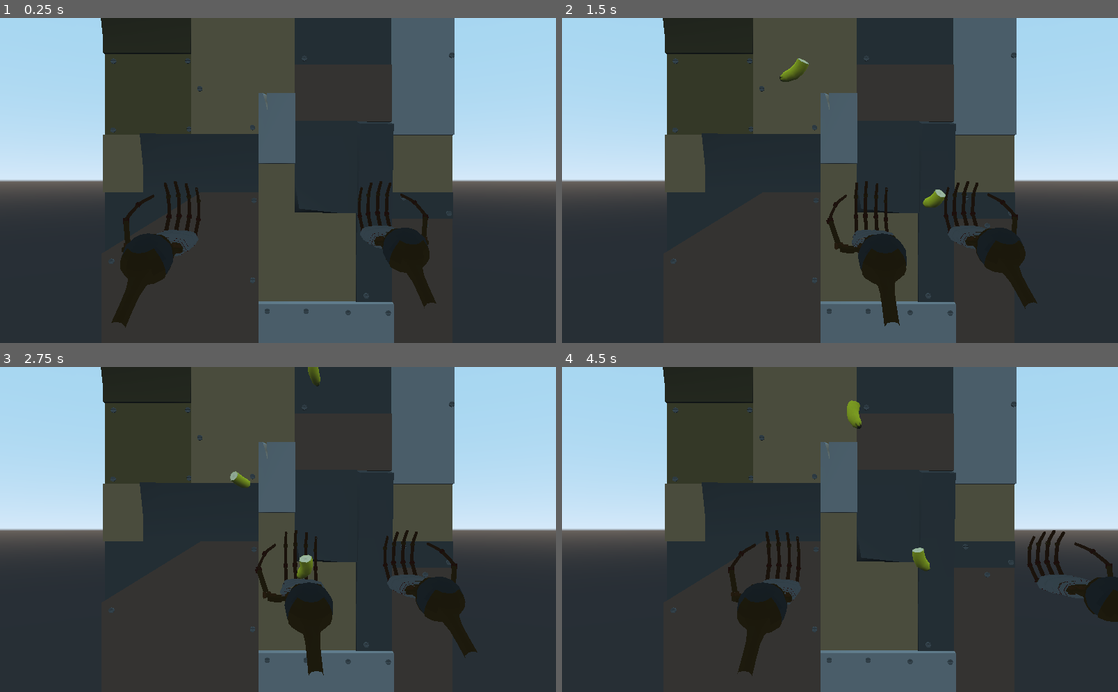
Above: before the commit, frames 1-4 (two rows, left to right).
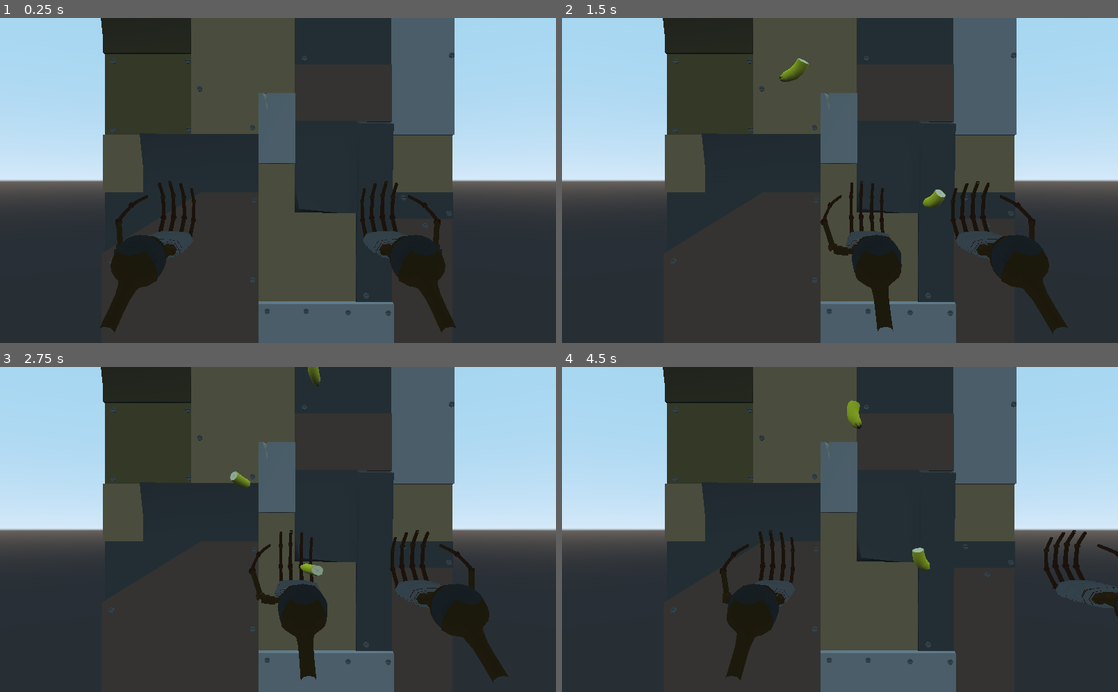
Above: after the commit, the same moments.

Repository: angrykoala/sgdjam21
Game: Godot game, scene res://scenes/main.tscn
Same seed, same stepped clock (60 frames per second), same inputs: the game is played once before the commit and once after it.
Inputs:
- Up to frame 1 (0.25 s): no input
- Up to frame 2 (1.5 s): tap Enter at 0.5 s; hold D (move_lhand_right) 0.53-1.28 s; hold Space (clap) 0.53-1.28 s; hold A (move_lhand_left) from 1.28 s (still down); tap Space (clap) at 1.35 s
- Up to frame 3 (2.75 s): release A (move_lhand_left) at 2.03 s; hold D (move_lhand_right) from 2.03 s (still down); hold Space (clap) from 2.03 s (still down)
- Up to frame 4 (4.5 s): release Space (clap) at 2.78 s; tap Space (clap) at 2.85, 4.35 s; release D (move_lhand_right) at 3.53 s; hold Space (clap) 3.53-4.28 s; hold A (move_lhand_left) from 3.53 s (still down)

The runs differ from the first frame. In frame 1, 3.9% of the frame differs, in the area x 17-83%, y 50-98%; in frame 2, 3.7%; in frame 3, 3.8%; in frame 4, 3.3%.

Commit message:
Hand scene improved

Diff:
--- a/entities/player/hands/hand.gd
+++ b/entities/player/hands/hand.gd
@@ -10,6 +10,25 @@
 
 onready var caught_area: Area=$CaughtArea
 onready var fruits_container: Spatial=$Fruits
+
+onready var left_mesh=$LeftHandMesh
+onready var right_mesh=$RightHandMesh
+
+onready var thumb_collision_left=$ThumbCollisionLeft
+onready var thumb_collision_right=$ThumbCollisionRight
+
+func _ready():
+	match hand:
+		HAND.RIGHT:
+			left_mesh.visible=false
+			right_mesh.visible=true
+			thumb_collision_left.queue_free()
+		HAND.LEFT:
+			left_mesh.visible=true
+			right_mesh.visible=false
+			thumb_collision_right.queue_free()
+
+
 
 
 func _physics_process(_delta: float) -> void:
--- a/entities/player/hands/right_hand.tscn
+++ b/entities/player/hands/hand.tscn
@@ -9,7 +9,7 @@
 extents = Vector3( 0.227134, 0.102455, 0.389037 )
 
 [sub_resource type="BoxShape" id=3]
-extents = Vector3( 0.308485, 0.277093, 0.0784437 )
+extents = Vector3( 0.193465, 0.277093, 0.0784437 )
 
 [sub_resource type="BoxShape" id=4]
 extents = Vector3( 0.0672434, 0.134334, 0.209045 )
@@ -21,7 +21,10 @@
 radius = 0.133414
 height = 0.757178
 
-[node name="RightHand" type="RigidBody"]
+[sub_resource type="SphereShape" id=7]
+radius = 0.377523
+
+[node name="Hand" type="RigidBody"]
 mass = 10.0
 physics_material_override = SubResource( 1 )
 axis_lock_linear_y = true
@@ -32,20 +35,29 @@
 linear_damp = 10.0
 script = ExtResource( 2 )
 speed = 250
+hand = 0
 
-[node name="LeftHandMesh" parent="." instance=ExtResource( 3 )]
-transform = Transform( 0.6, 0, 0, 0, 0.6, -5.24537e-08, 0, 5.24537e-08, 0.6, 0, 0, 0 )
-
-[node name="CollisionShape" type="CollisionShape" parent="."]
+[node name="PalmCollision" type="CollisionShape" parent="."]
 transform = Transform( 1, 0, 0, 0, 1, 0, 0, 0, 1, 0, 0.348757, -0.374631 )
 shape = SubResource( 2 )
 
-[node name="CollisionShape3" type="CollisionShape" parent="."]
-transform = Transform( 1, 0, 0, 0, 1, 0, 0, 0, 1, 0.0164192, 0.601997, -0.810495 )
+[node name="FingersCollision" type="CollisionShape" parent="."]
+transform = Transform( 1, 0, 0, 0, 1, 0, 0, 0, 1, 0, 0.601693, -0.81 )
 shape = SubResource( 3 )
 
-[node name="CollisionShape4" type="CollisionShape" parent="."]
-transform = Transform( 1, 0, 0, 0, 1, 0, 0, 0, 1, 0.322803, 0.609071, -0.5479 )
+[node name="LeftHandMesh" parent="." instance=ExtResource( 3 )]
+transform = Transform( -0.6, 0, 0, 0, 0.6, -5.24537e-08, 0, 5.24537e-08, 0.6, 0, 0, 0 )
+
+[node name="RightHandMesh" parent="." instance=ExtResource( 3 )]
+transform = Transform( 0.6, 0, 0, 0, 0.6, 0, 0, 0, 0.6, 0, 0, 0 )
+visible = false
+
+[node name="ThumbCollisionLeft" type="CollisionShape" parent="."]
+transform = Transform( 1, 0, 0, 0, 1, 0, 0, 0, 1, -0.294705, 0.609071, -0.5479 )
+shape = SubResource( 4 )
+
+[node name="ThumbCollisionRight" type="CollisionShape" parent="."]
+transform = Transform( 1, 0, 0, 0, 1, 0, 0, 0, 1, 0.295, 0.609, -0.548 )
 shape = SubResource( 4 )
 
 [node name="CollisionShape2" type="CollisionShape" parent="."]
@@ -59,3 +71,12 @@
 [node name="CollisionShape6" type="CollisionShape" parent="."]
 transform = Transform( 1, 0, 0, 0, 1, 0, 0, 0, 1, -0.224036, 0.368531, -0.492353 )
 shape = SubResource( 6 )
+
+[node name="CaughtArea" type="Area" parent="."]
+transform = Transform( 1, 0, 0, 0, 1, 0, 0, 0, 1, 0, 0.584273, -0.450256 )
+
+[node name="CollisionShape" type="CollisionShape" parent="CaughtArea"]
+transform = Transform( 1, 0, 0, 0, 1, 0, 0, 0, 1, 0, -0.047759, 0 )
+shape = SubResource( 7 )
+
+[node name="Fruits" type="Spatial" parent="."]
--- a/entities/player/hands/left_hand.tscn
+++ /dev/null
@@ -1,74 +0,0 @@
-[gd_scene load_steps=10 format=2]
-
-[ext_resource path="res://entities/player/hands/hand.gd" type="Script" id=2]
-[ext_resource path="res://assets/ManoRobotica/Manos-Robotica-V1.fbx" type="PackedScene" id=3]
-
-[sub_resource type="PhysicsMaterial" id=1]
-
-[sub_resource type="BoxShape" id=2]
-extents = Vector3( 0.227134, 0.102455, 0.389037 )
-
-[sub_resource type="BoxShape" id=3]
-extents = Vector3( 0.308485, 0.277093, 0.0784437 )
-
-[sub_resource type="BoxShape" id=4]
-extents = Vector3( 0.0672434, 0.134334, 0.209045 )
-
-[sub_resource type="SphereShape" id=5]
-radius = 0.167118
-
-[sub_resource type="CapsuleShape" id=6]
-radius = 0.133414
-height = 0.757178
-
-[sub_resource type="SphereShape" id=7]
-radius = 0.377523
-
-[node name="LeftHand" type="RigidBody"]
-mass = 10.0
-physics_material_override = SubResource( 1 )
-axis_lock_linear_y = true
-axis_lock_linear_z = true
-axis_lock_angular_x = true
-axis_lock_angular_y = true
-axis_lock_angular_z = true
-linear_damp = 10.0
-script = ExtResource( 2 )
-speed = 250
-hand = 0
-
-[node name="CollisionShape" type="CollisionShape" parent="."]
-transform = Transform( 1, 0, 0, 0, 1, 0, 0, 0, 1, 0, 0.348757, -0.374631 )
-shape = SubResource( 2 )
-
-[node name="CollisionShape3" type="CollisionShape" parent="."]
-transform = Transform( 1, 0, 0, 0, 1, 0, 0, 0, 1, 0.0164192, 0.601997, -0.810495 )
-shape = SubResource( 3 )
-
-[node name="LeftHandMesh" parent="." instance=ExtResource( 3 )]
-transform = Transform( -0.6, 0, 0, 0, 0.6, 0, 0, 0, 0.6, 0, 0, 0 )
-
-[node name="CollisionShape4" type="CollisionShape" parent="."]
-transform = Transform( 1, 0, 0, 0, 1, 0, 0, 0, 1, -0.294705, 0.609071, -0.5479 )
-shape = SubResource( 4 )
-
-[node name="CollisionShape2" type="CollisionShape" parent="."]
-transform = Transform( 1, 0, 0, 0, 1, 0, 0, 0, 1, 0, 0.355934, 0.0585482 )
-shape = SubResource( 5 )
-
-[node name="CollisionShape5" type="CollisionShape" parent="."]
-transform = Transform( 1, 0, 0, 0, 1, 0, 0, 0, 1, 0.255203, 0.368531, -0.492353 )
-shape = SubResource( 6 )
-
-[node name="CollisionShape6" type="CollisionShape" parent="."]
-transform = Transform( 1, 0, 0, 0, 1, 0, 0, 0, 1, -0.224036, 0.368531, -0.492353 )
-shape = SubResource( 6 )
-
-[node name="CaughtArea" type="Area" parent="."]
-transform = Transform( 1, 0, 0, 0, 1, 0, 0, 0, 1, 0, 0.584273, -0.450256 )
-
-[node name="CollisionShape" type="CollisionShape" parent="CaughtArea"]
-transform = Transform( 1, 0, 0, 0, 1, 0, 0, 0, 1, 0, -0.047759, 0 )
-shape = SubResource( 7 )
-
-[node name="Fruits" type="Spatial" parent="."]
--- a/scenes/fruits.tscn
+++ b/scenes/fruits.tscn
@@ -1,6 +1,6 @@
 [gd_scene load_steps=4 format=2]
 
-[ext_resource path="res://entities/player/hands/left_hand.tscn" type="PackedScene" id=1]
+[ext_resource path="res://entities/player/hands/hand.tscn" type="PackedScene" id=1]
 [ext_resource path="res://entities/fruits/half_lemon.tscn" type="PackedScene" id=2]
 [ext_resource path="res://entities/fruits/half_banana.tscn" type="PackedScene" id=3]
 
--- a/scenes/main.tscn
+++ b/scenes/main.tscn
@@ -1,11 +1,10 @@
-[gd_scene load_steps=10 format=2]
+[gd_scene load_steps=9 format=2]
 
-[ext_resource path="res://entities/player/hands/left_hand.tscn" type="PackedScene" id=1]
+[ext_resource path="res://entities/player/hands/hand.tscn" type="PackedScene" id=1]
 [ext_resource path="res://entities/background/background.tscn" type="PackedScene" id=2]
 [ext_resource path="res://entities/fruit_spawner/fruit_spawner.tscn" type="PackedScene" id=3]
 [ext_resource path="res://scenes/main.gd" type="Script" id=4]
 [ext_resource path="res://entities/bounds/bounds.tscn" type="PackedScene" id=5]
-[ext_resource path="res://entities/player/hands/right_hand.tscn" type="PackedScene" id=6]
 [ext_resource path="res://assets/theme.mp3" type="AudioStream" id=7]
 [ext_resource path="res://entities/player/player.gd" type="Script" id=8]
 [ext_resource path="res://entities/fruits/half_banana.tscn" type="PackedScene" id=9]
@@ -34,10 +33,11 @@
 script = ExtResource( 8 )
 
 [node name="LeftHand" parent="Player" instance=ExtResource( 1 )]
-transform = Transform( 1, 0, 0, 0, 1, 0, 0, 0, 1, -0.966338, 0, 0.331332 )
+transform = Transform( 1, 0, 0, 0, 1, 0, 0, 0, 1, -1, 0, 0.4 )
 
-[node name="RightHand" parent="Player" instance=ExtResource( 6 )]
-transform = Transform( 1, 0, 0, 0, 1, 0, 0, 0, 1, 1.06688, 0, 0 )
+[node name="RightHand" parent="Player" instance=ExtResource( 1 )]
+transform = Transform( 1, 0, 0, 0, 1, 0, 0, 0, 1, 1, 0, 0.4 )
+hand = 1
 
 [node name="Background" parent="." instance=ExtResource( 2 )]
 transform = Transform( 2, 0, 0, 0, -8.74228e-08, -2, 0, 2, -8.74228e-08, 0, 0, -1.0365 )
Not shown: 1 places in entities/player/hands/hand.tscn that only renumber resources
